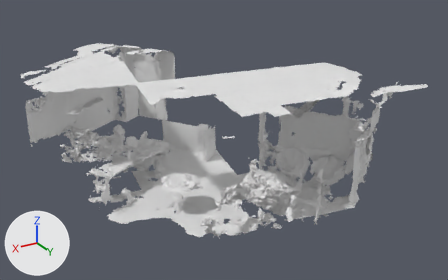
The OBJ model src/unity/unity-vision-demo/Assets/HoloToolkit/SpatialMapping/Tests/Support/SRMesh.obj as it was, and as the next commit left it.
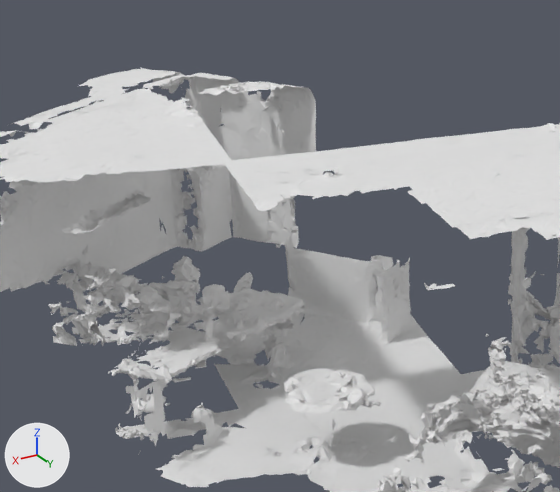
Each version appears first whole from a camera (50 mm lens) standing at (5.72, 14.12, 6.05) and looking at (-1.51, 2.07, 0.03), and next in a close-up on the part from 9% to 63% of the width and 5% to 81% of the height. Lighting does not change. The marker at lower left points along +X, +Y and +Z. Where no turn or scale is listed for an object, it has been applied to the vertices.

The older version as bpy lines, for what is in view:
```python
me_object_12 = bpy.data.meshes.new('Object.12')
me_object_12.from_pydata(...)  # 5062 vertices, 8217 faces; spans x -0.04..2.66, y -1.28..1.5, z -0.41..1.72
me_object_3 = bpy.data.meshes.new('Object.3')
me_object_3.from_pydata(...)  # 1017 vertices, 1668 faces; spans x -0.39..1.66, y -2.61..-0.91, z -0.42..1.66
me_object_5 = bpy.data.meshes.new('Object.5')
me_object_5.from_pydata(...)  # 1168 vertices, 1599 faces; spans x -1.54..0.04, y 4.05..6.39, z -0.3..1.66
ob_object_12 = bpy.data.objects.new('Object.12', me_object_12)
ob_object_12.location = (0.0, 0.0, 0.0)
ob_object_3 = bpy.data.objects.new('Object.3', me_object_3)
ob_object_3.location = (0.0, 0.0, 0.0)
ob_object_5 = bpy.data.objects.new('Object.5', me_object_5)
ob_object_5.location = (0.0, 0.0, 0.0)
# also in view: 'Object.13' at (1.16, 2.04, -0.71); 'Object.6' at (-0.62, 2.87, 0.69); 'Object.9' at (-2.77, 3.34, -0.83); 'Object.2' at (-0.6, 4.75, -0.66); 'Object.1' at (-2.9, 3.33, 0.68)
```
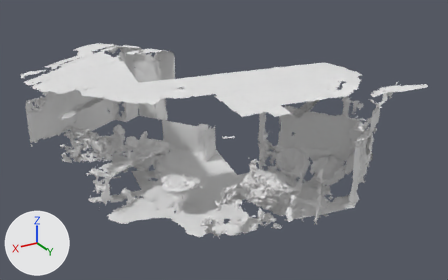
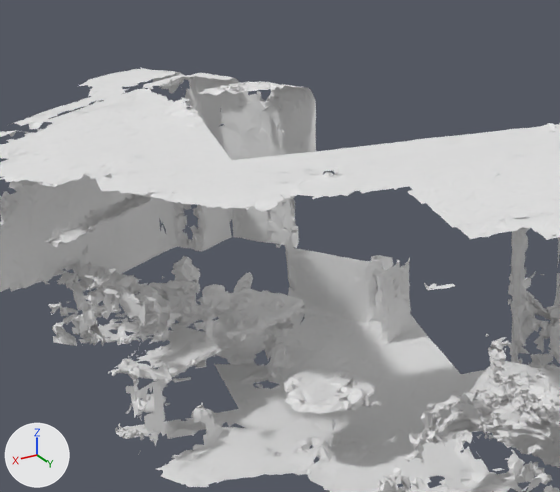
Commit message: Updating content.

Patch to the scene script:
```diff
--- a/src/unity/unity-vision-demo/Assets/HoloToolkit/SpatialMapping/Tests/Support/SRMesh.obj.py
+++ b/src/unity/unity-vision-demo/Assets/HoloToolkit/SpatialMapping/Tests/Support/SRMesh.obj.py
@@ me_object_14 @@
+me_object_14.from_pydata(...)  # 585 vertices, 845 faces; spans x 0.37..2.29, y 1.04..2.93, z 0.25..1.68
@@ ob_object_14 @@
+ob_object_14 = bpy.data.objects.new('Object.14', me_object_14)
+ob_object_14.location = (0.0, 0.0, 0.0)
```

Boxes (x1, y1, x2, y2) around the edits, measured in the close-ups (560 x 492 px):
'Object.14', added
    after: (38, 161, 267, 332)
